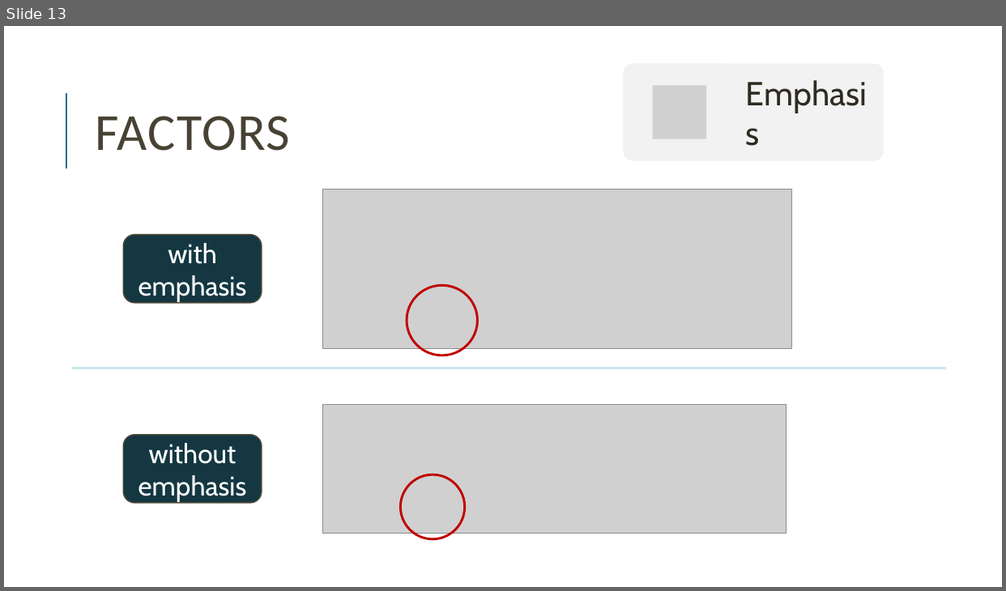
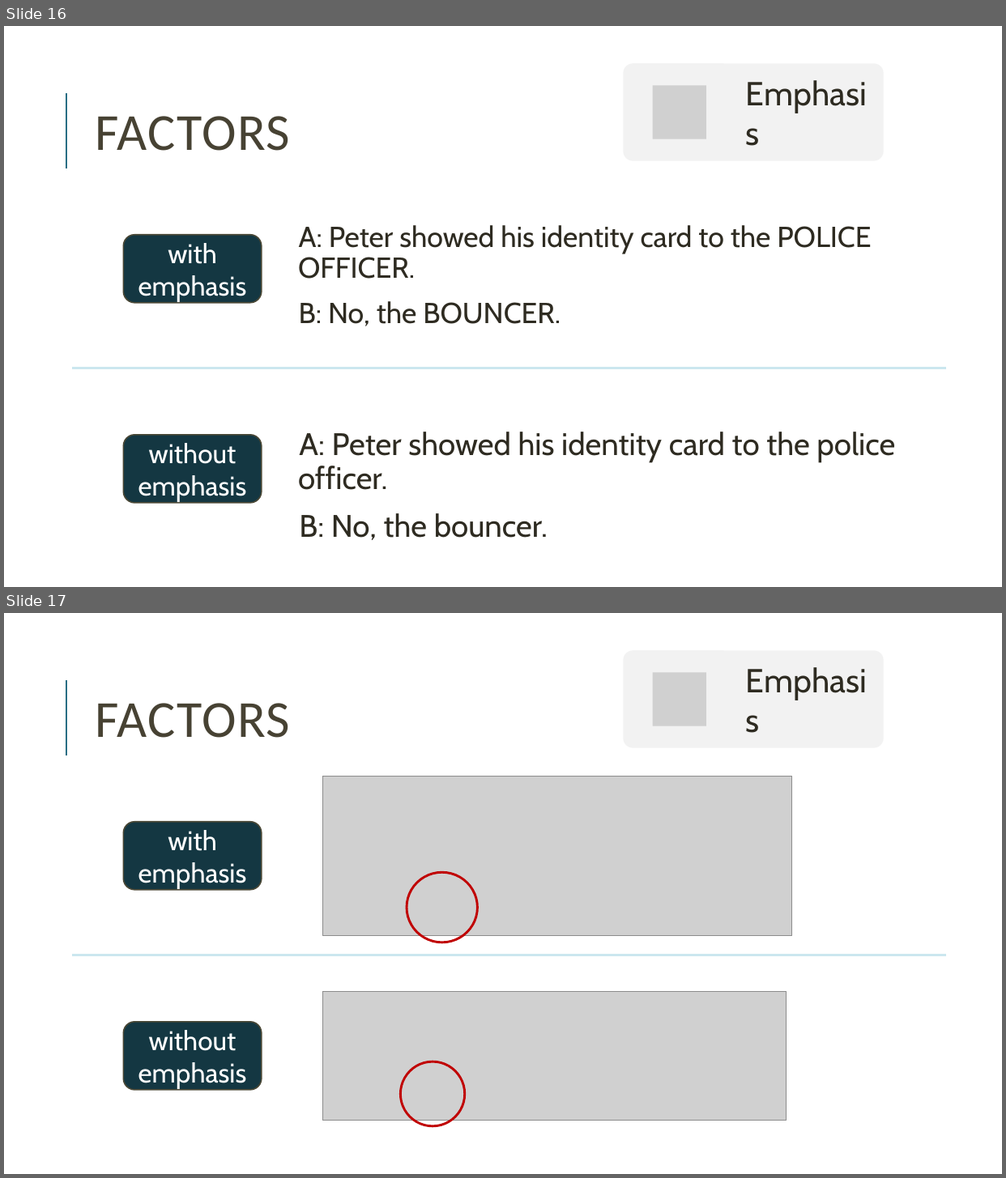
Before and after one commit to miriamschiele/MA, a slide deck: presentation/Miriam Schiele, MA presentation.pptx. Shown one above the other, each under a label of ours: slide 13 before the commit, slides 16 and 17 after it. The pictures are 1006x591 and 1006x1178 pixels, drawn with LibreOffice and Linux fonts; fonts in the diff are those of the drawing; grey boxes stand for pictures. Boxes give left, top, right and bottom in pixels: in the first picture for what was removed or moved away, otherwise in the second. Text is boxed around its words. In the diff, an @@ line names an element or a change of style, - is before the commit and + after.

```diff
--- a/presentation/Miriam Schiele, MA presentation.pptx
+++ b/presentation/Miriam Schiele, MA presentation.pptx
@@ slide 16 added at (x1=4, y1=26, x2=1002, y2=587), background #FFFFFF; not listed: 1 template element that a slide beside it also shows @@
@@ rounded rectangle added at (x1=623, y1=63, x2=884, y2=160), fill #F2F2F2 @@
@@ text added at (x1=736, y1=63, x2=884, y2=160), 32 pt, text #2E2B21 @@
+Emphasis
@@ picture added at (x1=653, y1=85, x2=707, y2=139) @@
@@ title added at (x1=96, y1=116, x2=290, y2=151), 50 pt, text #474233 @@
+FACTORS
@@ rounded rectangle added at (x1=124, y1=235, x2=262, y2=303), fill #143742, outline #4A4836 1.25 pt, 26 pt, text #FFFFFF @@
+with emphasis
@@ text added at (x1=298, y1=225, x2=871, y2=327), 27.8 pt, text #2E2B21 @@
+  A: Peter showed his identity card to the POLICE OFFICER.
+  B: No, the BOUNCER.
@@ line added from (947, 368) to (72, 368), #CBE7EF 2.25 pt @@
@@ rounded rectangle added at (x1=124, y1=435, x2=262, y2=503), fill #143742, outline #4A4836 1.25 pt, 26 pt, text #FFFFFF @@
+without emphasis
@@ text added at (x1=298, y1=432, x2=895, y2=540), 30 pt, text #2E2B21 @@
+  A: Peter showed his identity card to the police officer.
+  B: No, the bouncer.
@@ what was slide 13 is now slide 17 @@
```
Also in this commit, not shown: 7 slides changed, 4 other slides added, 1 slide removed, 1 other file.
